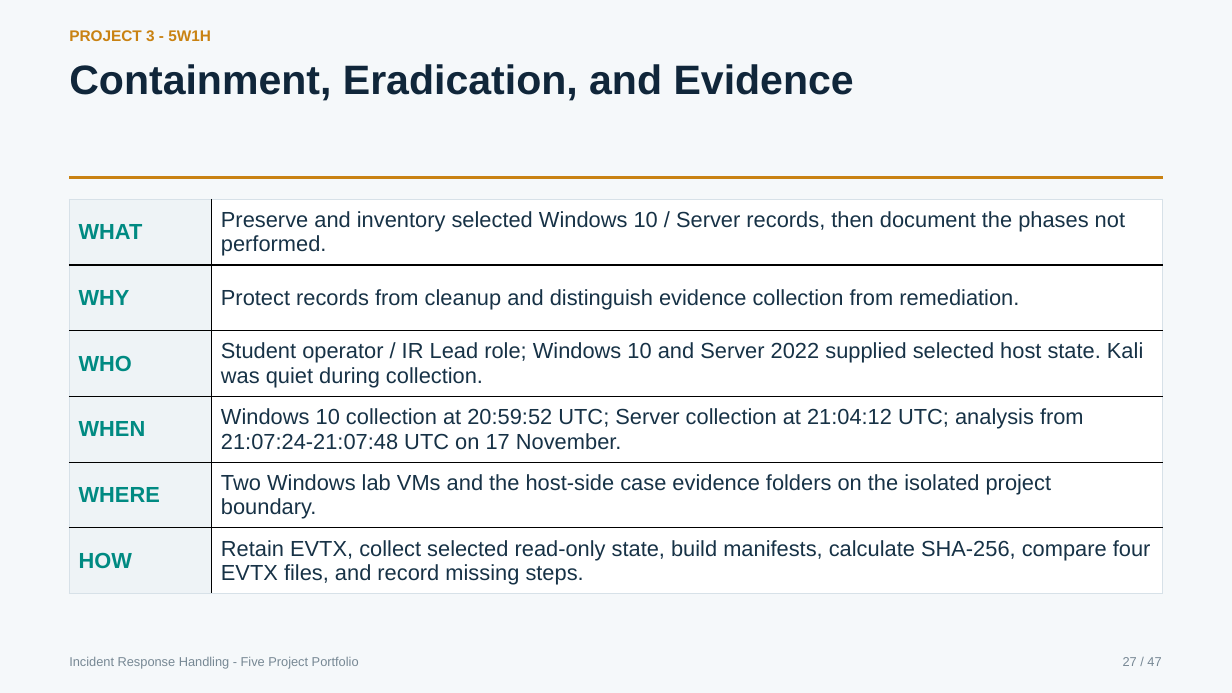
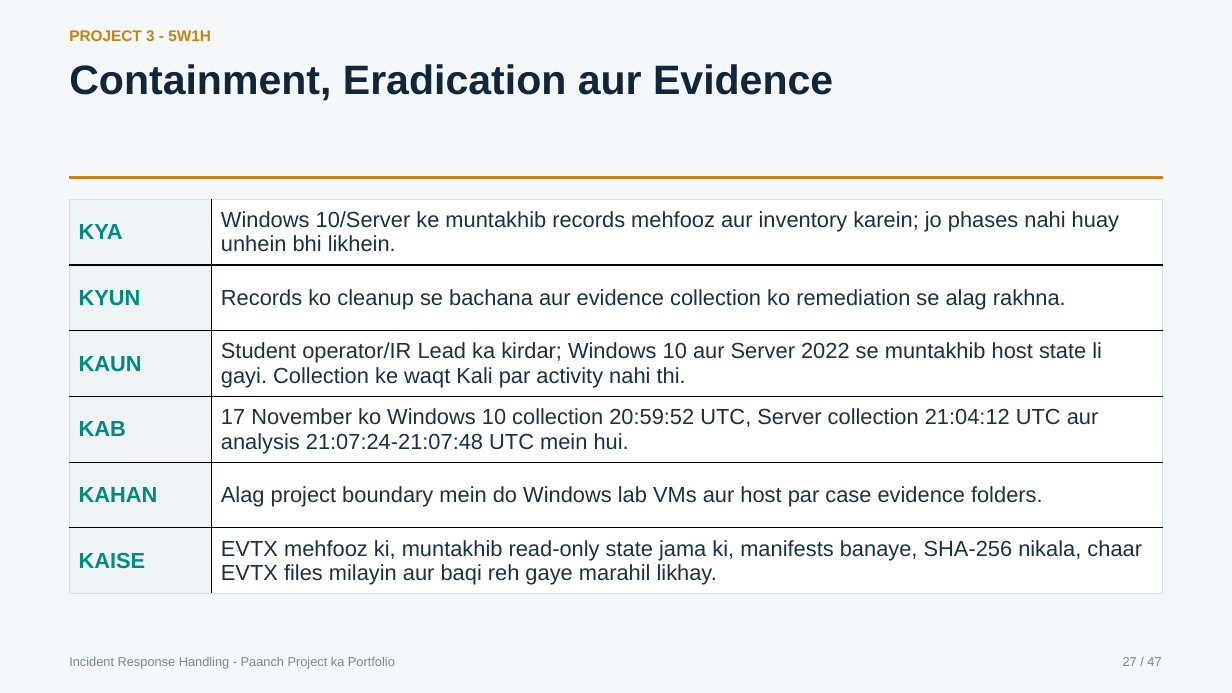
Before and after one commit to CyberBoy50/Cyber-Project-IR-Portfolio, a slide deck: slide 27 of presentation/Cyber_Project_Complete_IR_Training_Briefing.pptx. Drawn at 1232x693 pixels with LibreOffice and Linux fonts; fonts in the diff are those of the drawing. Boxes give left, top, right and bottom in pixels: in the first picture for what was removed or moved away, otherwise in the second. Text is boxed around its words. In the diff, an @@ line names an element or a change of style, - is before the commit and + after.

```diff
--- a/presentation/Cyber_Project_Complete_IR_Training_Briefing.pptx
+++ b/presentation/Cyber_Project_Complete_IR_Training_Briefing.pptx
@@ text at [69,64,833,101]: text changed @@
-Containment, Eradication, and Evidence
+Containment, Eradication aur Evidence
@@ table at [69,200,1163,598] @@
-row 1, column 1: WHAT
+row 1, column 1: KYA
-row 1, column 2: Preserve and inventory selected Windows 10 / Server records, then document the phases not performed.
+row 1, column 2: Windows 10/Server ke muntakhib records mehfooz aur inventory karein; jo phases nahi huay unhein bhi likhein.
-row 2, column 1: WHY
+row 2, column 1: KYUN
-row 2, column 2: Protect records from cleanup and distinguish evidence collection from remediation.
+row 2, column 2: Records ko cleanup se bachana aur evidence collection ko remediation se alag rakhna.
-row 3, column 1: WHO
+row 3, column 1: KAUN
-row 3, column 2: Student operator / IR Lead role; Windows 10 and Server 2022 supplied selected host state. Kali was quiet during collection.
+row 3, column 2: Student operator/IR Lead ka kirdar; Windows 10 aur Server 2022 se muntakhib host state li gayi. Collection ke waqt Kali par activity nahi thi.
-row 4, column 1: WHEN
+row 4, column 1: KAB
-row 4, column 2: Windows 10 collection at 20:59:52 UTC; Server collection at 21:04:12 UTC; analysis from 21:07:24-21:07:48 UTC on 17 November.
+row 4, column 2: 17 November ko Windows 10 collection 20:59:52 UTC, Server collection 21:04:12 UTC aur analysis 21:07:24-21:07:48 UTC mein hui.
-row 5, column 1: WHERE
+row 5, column 1: KAHAN
-row 5, column 2: Two Windows lab VMs and the host-side case evidence folders on the isolated project boundary.
+row 5, column 2: Alag project boundary mein do Windows lab VMs aur host par case evidence folders.
-row 6, column 1: HOW
+row 6, column 1: KAISE
-row 6, column 2: Retain EVTX, collect selected read-only state, build manifests, calculate SHA-256, compare four EVTX files, and record missing steps.
+row 6, column 2: EVTX mehfooz ki, muntakhib read-only state jama ki, manifests banaye, SHA-256 nikala, chaar EVTX files milayin aur baqi reh gaye marahil likhay.
@@ text at [69,657,395,669]: text changed @@
-Incident Response Handling - Five Project Portfolio
+Incident Response Handling - Paanch Project ka Portfolio
```
Also in this commit, not shown: 46 other slides changed, 1 other file.
